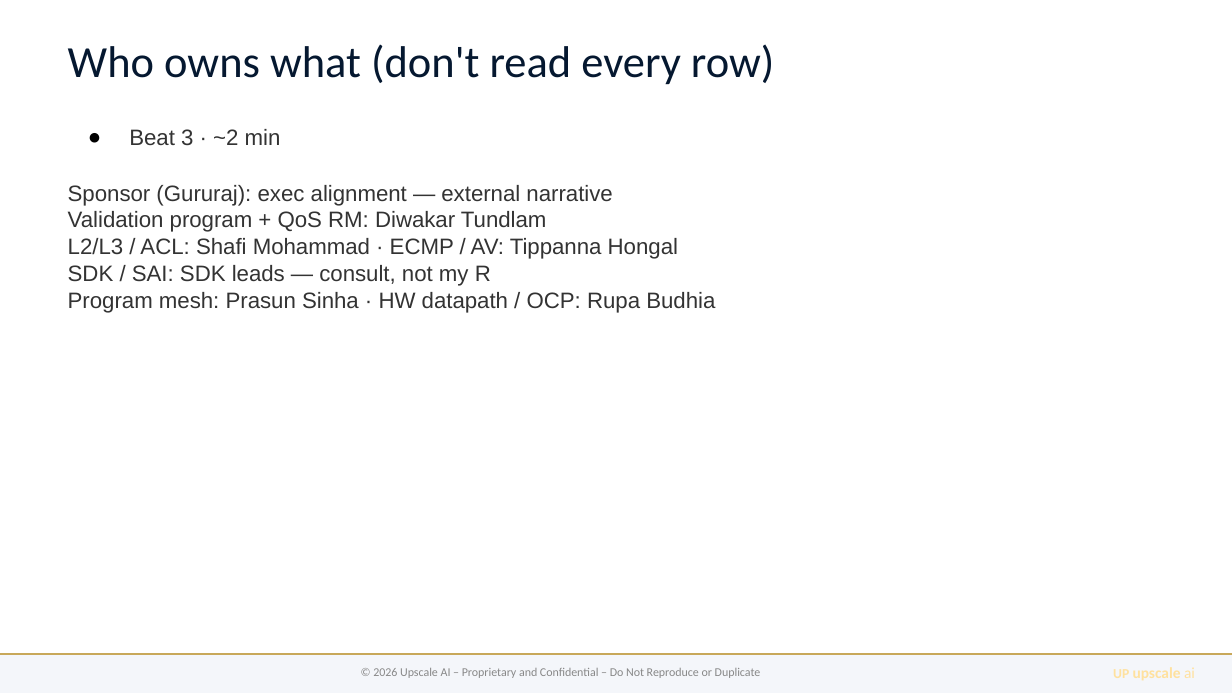
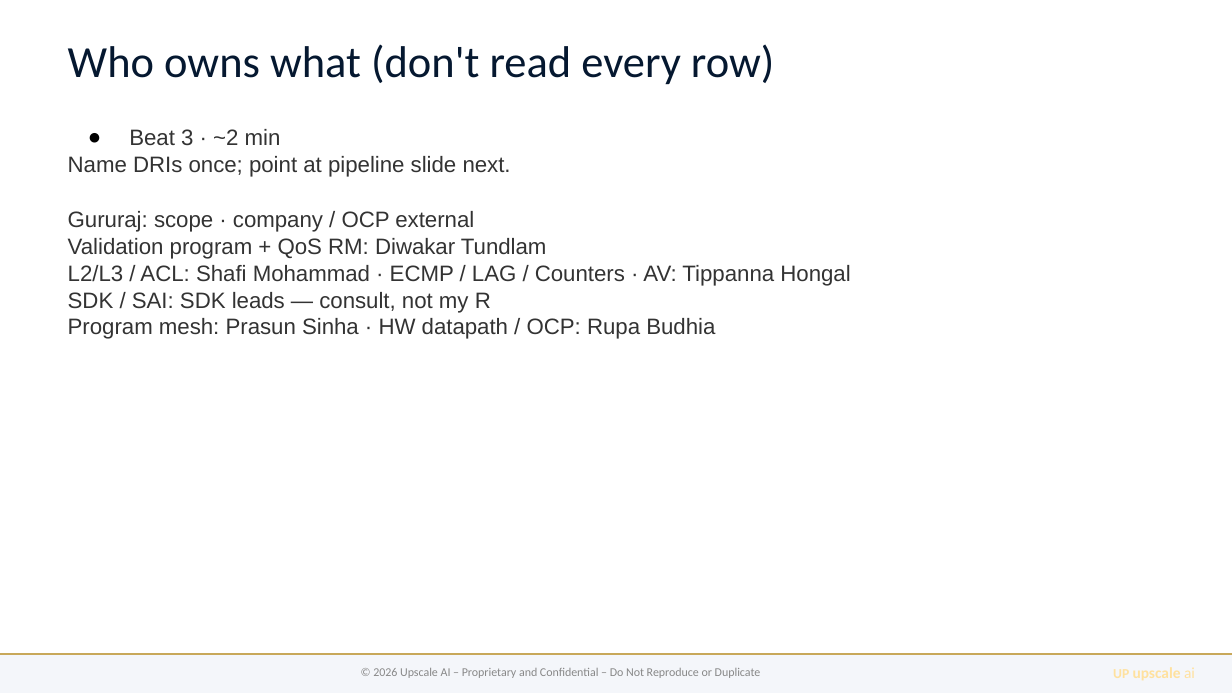
Before and after one commit to upscale-ai-network/agent-template, a slide deck: slide 5 of dt100/manager-arch-vision-b6.pptx. Drawn at 1232x693 pixels with LibreOffice and Linux fonts; fonts in the diff are those of the drawing. Boxes give left, top, right and bottom in pixels: in the first picture for what was removed or moved away, otherwise in the second. Text is boxed around its words. In the diff, an @@ line names an element or a change of style, - is before the commit and + after.

```diff
--- a/dt100/manager-arch-vision-b6.pptx
+++ b/dt100/manager-arch-vision-b6.pptx
@@ text at bbox=[68, 156, 511, 232]: text changed @@
-Sponsor (Gururaj): exec alignment — external narrative
+Name DRIs once; point at pipeline slide next.
+Gururaj: scope · company / OCP external
@@ text at bbox=[68, 265, 850, 286]: text changed @@
-L2/L3 / ACL: Shafi Mohammad · ECMP / AV: Tippanna Hongal
+L2/L3 / ACL: Shafi Mohammad · ECMP / LAG / Counters · AV: Tippanna Hongal
```
Also in this commit, not shown: 8 other slides changed, 12 other files.
